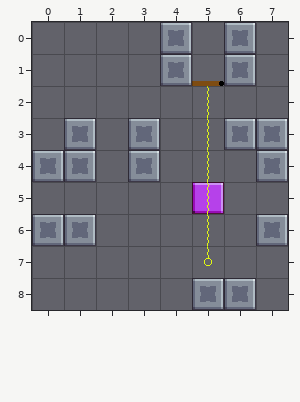
Tiled map (JSON), stored at Assets/Level_Editor/TileMap/Room_16.tmj. The picture above is the old version.
Cells are 32x32 px. Shown: x 0..7, y 0..8.
The result:
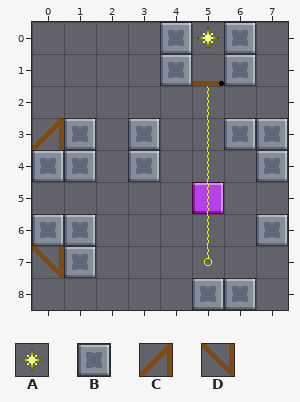
Key: from "tileSet": A 20, B 33, C 106, D 116.
_ is an empty cell.
Difference:
Layer "Blocks":
y 3: x 0 _ -> C
y 7: x 0..1 __ -> DB
Layer "Overlap":
y 0: x 5 _ -> A
Where, in picture pixels (left, top, right, bottom), the same in both pictures:
added: (197, 27, 219, 49)
added: (32, 118, 64, 150)
added: (32, 246, 96, 278)
